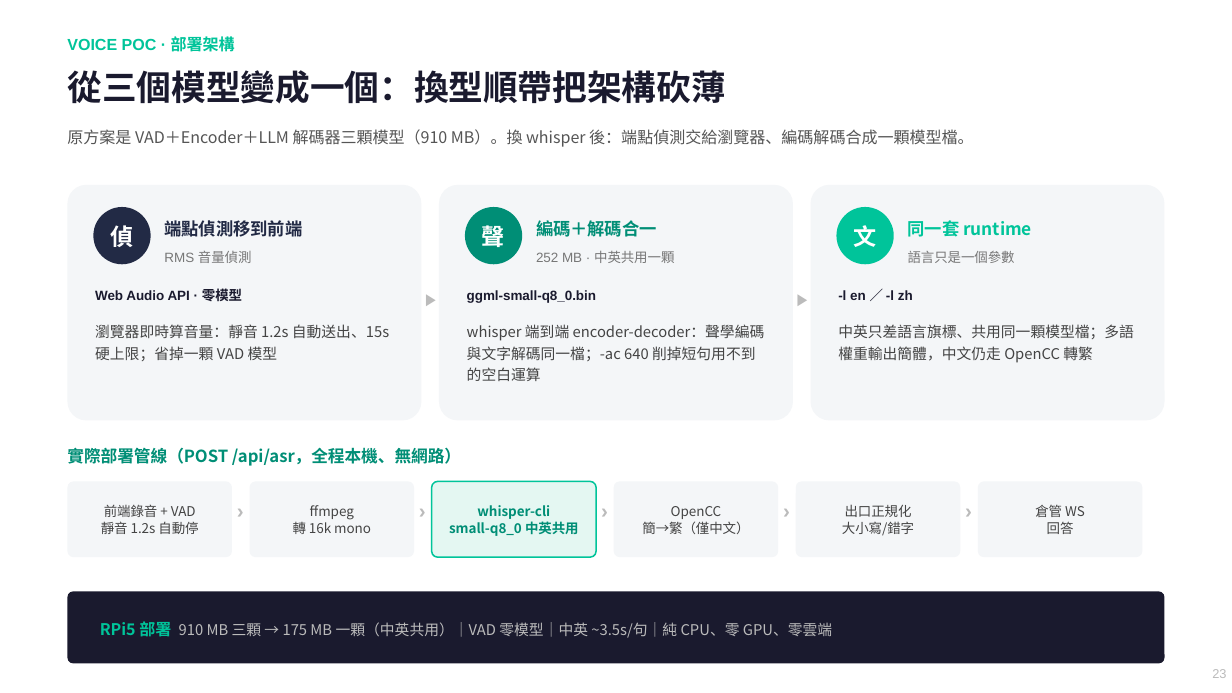
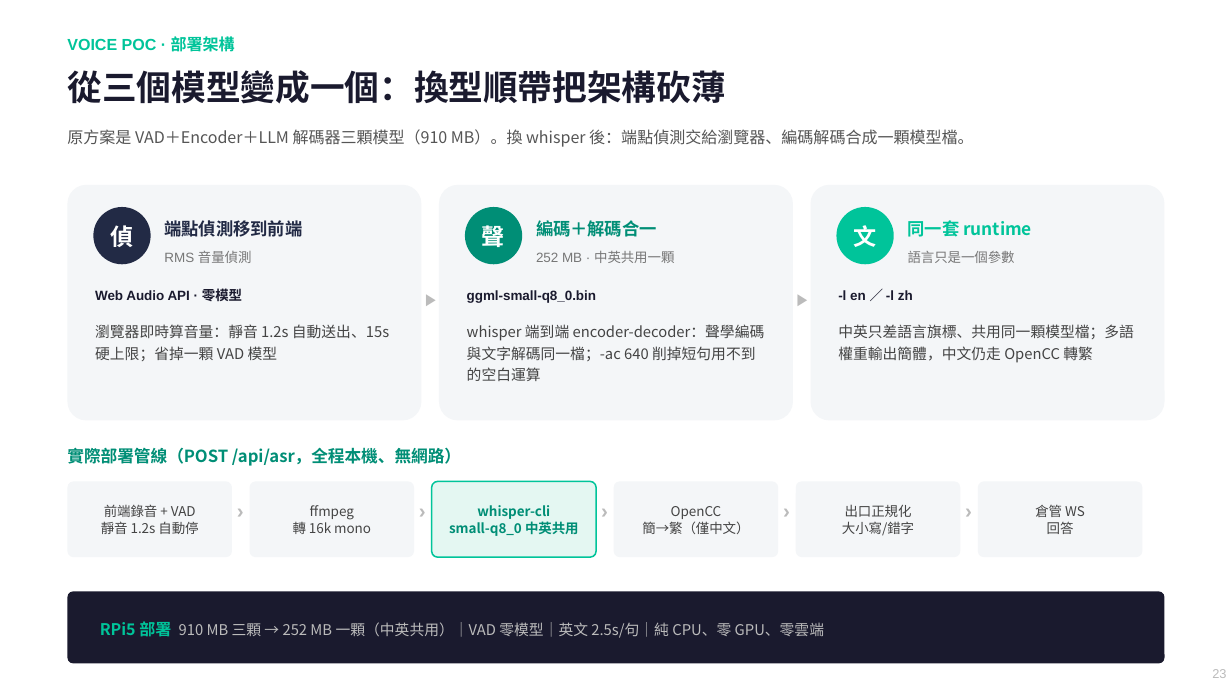
Before and after one commit to chunyen627-afk/warehouse-v2-agent, a slide deck: slide 23 of 倉管Agent_專案簡報.pptx. Drawn at 1232x693 pixels with LibreOffice and Linux fonts; fonts in the diff are those of the drawing. Boxes give left, top, right and bottom in pixels: in the first picture for what was removed or moved away, otherwise in the second. Text is boxed around its words. In the diff, an @@ line names an element or a change of style, - is before the commit and + after.

```diff
--- a/倉管Agent_專案簡報.pptx
+++ b/倉管Agent_專案簡報.pptx
@@ text at (x1=100, y1=621, x2=824, y2=638): text changed @@
-RPi5 部署 910 MB 三顆 → 175 MB 一顆（中英共用）｜VAD 零模型｜中英 ~3.5s/句｜純 CPU、零 GPU、零雲端
+RPi5 部署 910 MB 三顆 → 252 MB 一顆（中英共用）｜VAD 零模型｜英文 2.5s/句｜純 CPU、零 GPU、零雲端
```
Also in this commit, not shown: 10 other slides changed, 5 other files.
